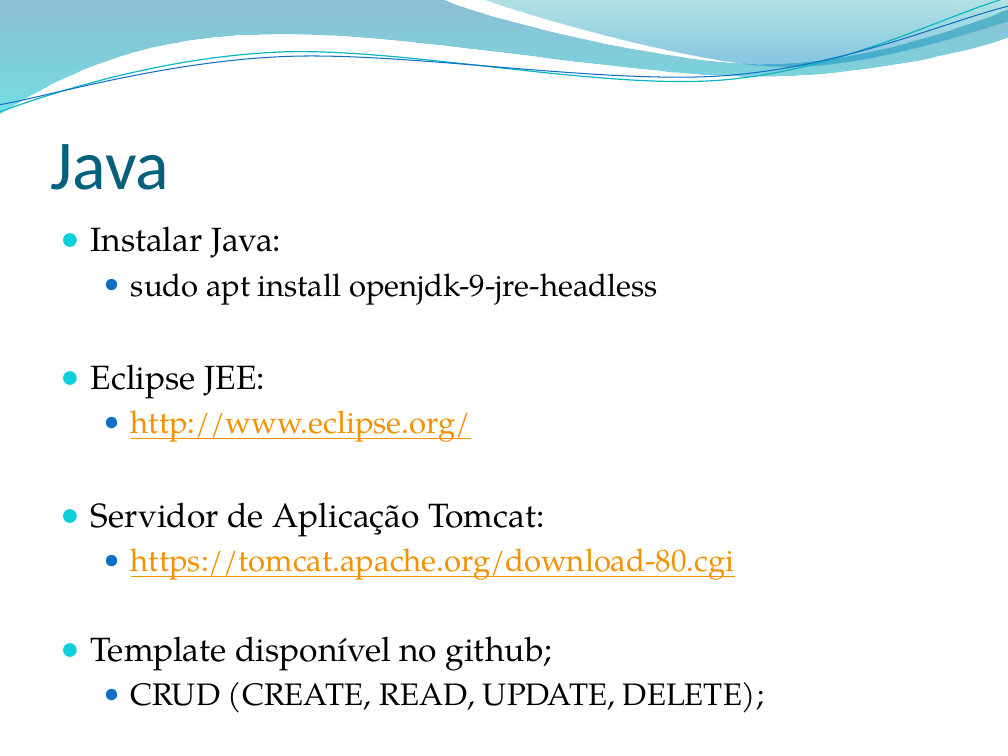
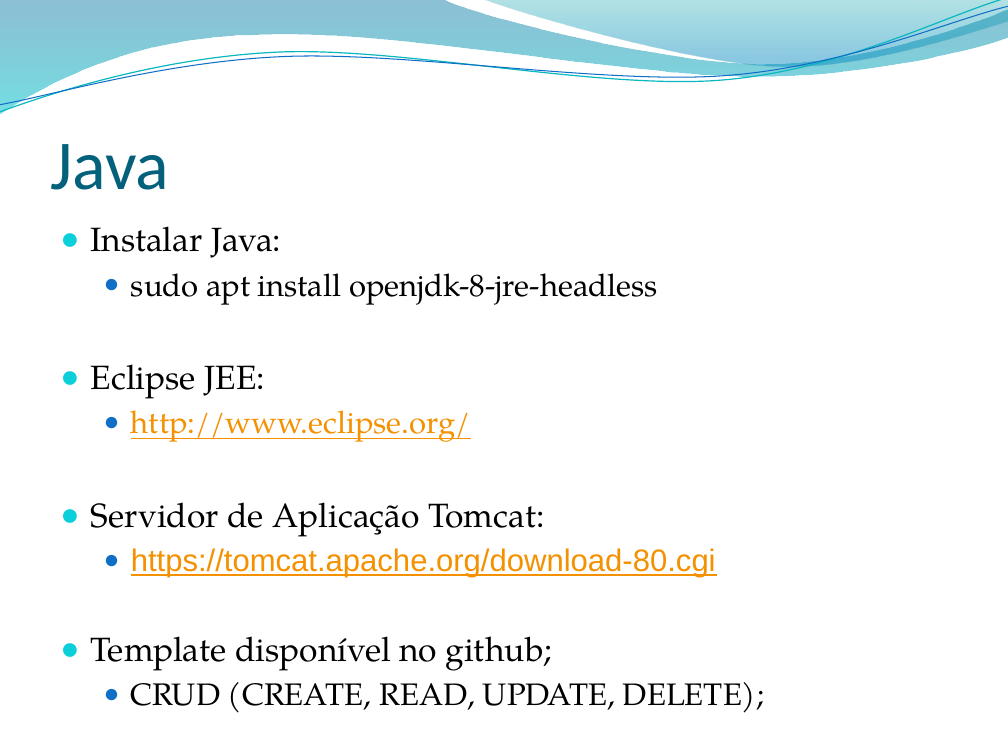
Before and after one commit to leonardopordeus/BD, a slide deck: slide 10 of Aula03.pptx. Drawn at 1008x756 pixels with LibreOffice and Linux fonts; fonts in the diff are those of the drawing; background and template pictures are left out. Boxes give left, top, right and bottom in pixels: in the first picture for what was removed or moved away, otherwise in the second. Text is boxed around its words. In the diff, an @@ line names an element or a change of style, - is before the commit and + after.

```diff
--- a/Aula03.pptx
+++ b/Aula03.pptx
@@ text at [131,273,658,305]: text changed @@
-  ● sudo apt install openjdk-9-jre-headless
+  ● sudo apt install openjdk-8-jre-headless
@@ text at [131,548,716,578]: font TeX Gyre Pagella to Arial in "https://tomcat.apache.org/download-80.cgi" @@
```
Also in this commit, not shown: 2 other slides changed, 1 other file.
